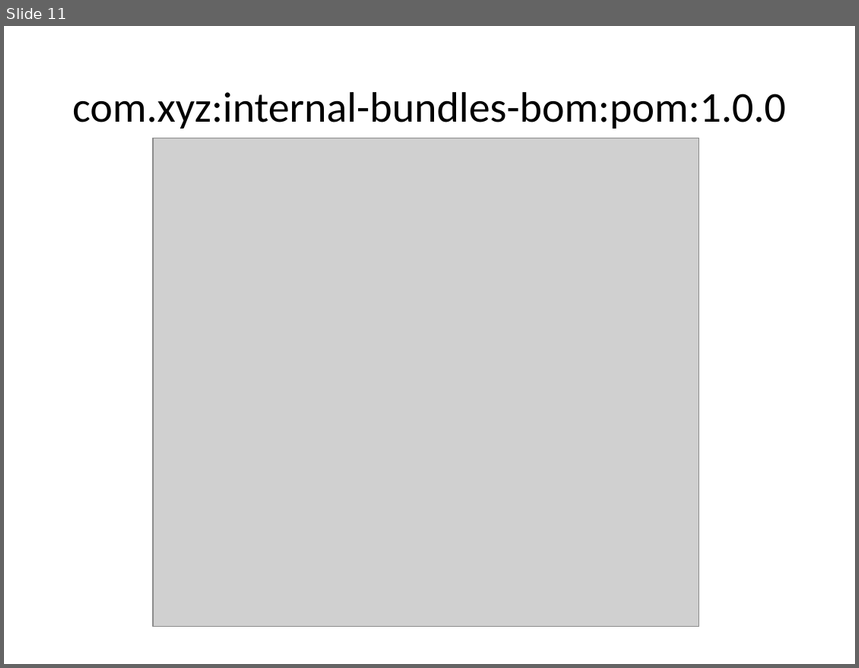
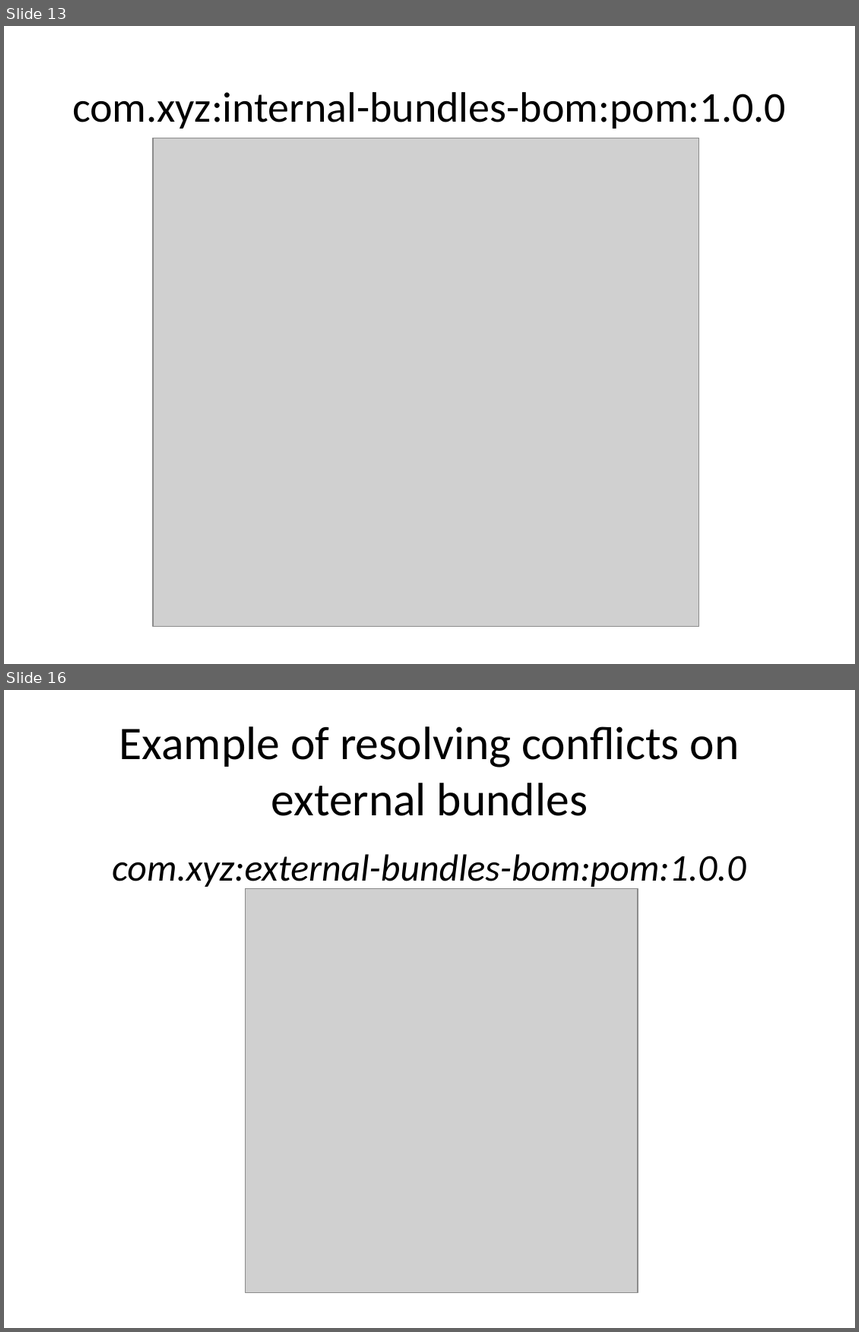
Before and after one commit to jonasalfthan/maven, a slide deck: architecture/modularity/modularity.pptx. Shown one above the other, each under a label of ours: slide 11 before the commit, slides 13 and 16 after it; the slides between them are not shown. The pictures are 859x668 and 859x1332 pixels, drawn with LibreOffice and Linux fonts; fonts in the diff are those of the drawing; grey boxes stand for pictures. Boxes give left, top, right and bottom in pixels: in the first picture for what was removed or moved away, otherwise in the second. Text is boxed around its words. In the diff, an @@ line names an element or a change of style, - is before the commit and + after.

Commit message:
resolving conflicting versions

```diff
--- a/architecture/modularity/modularity.pptx
+++ b/architecture/modularity/modularity.pptx
@@ slide 16 added at bbox=[4, 690, 855, 1328], background #FFFFFF @@
@@ title added at bbox=[120, 726, 740, 816], 39.6 pt, text #000000 @@
+Example of resolving conflicts on external bundles
@@ text added at bbox=[112, 854, 746, 890], 32 pt, text #000000, italic @@
+com.xyz:external-bundles-bom:pom:1.0.0
@@ picture added at bbox=[245, 888, 637, 1293] @@
@@ what was slide 11 is now slide 13 @@
```
Also in this commit, not shown: 3 slides changed, 5 other slides added, 19 other files.
